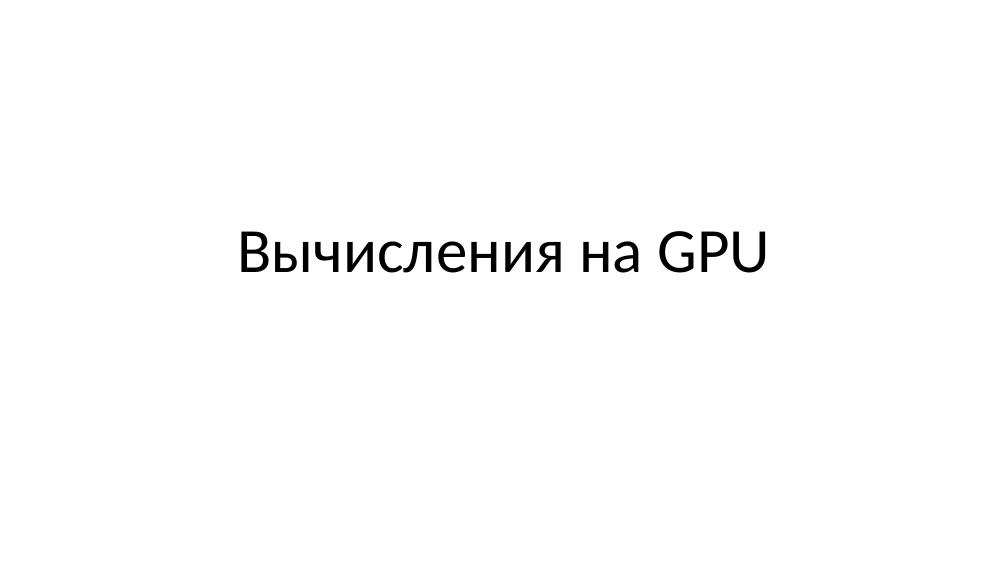
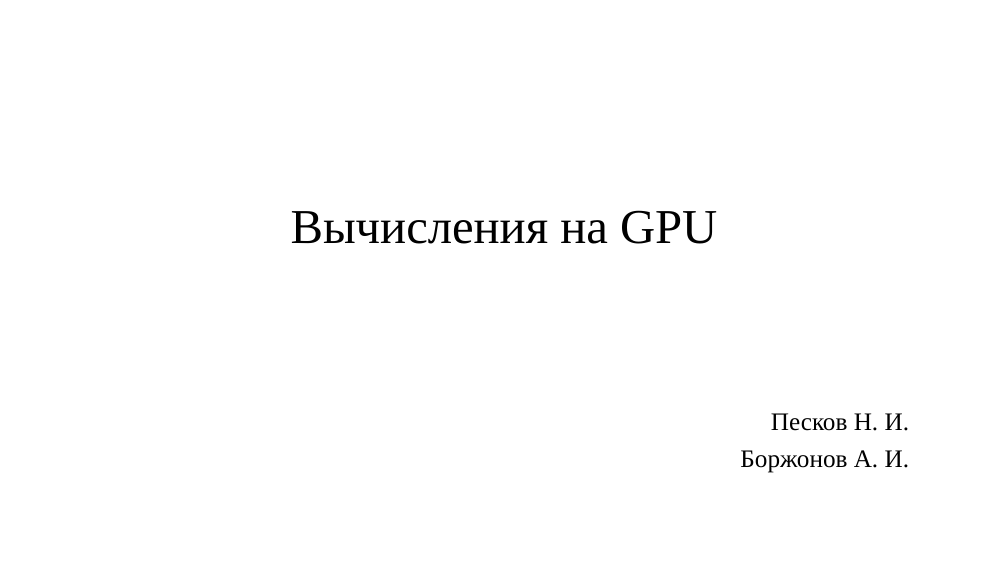
Before and after one commit to pezkov/gpu_course, a slide deck: slide 1 of presentations/Вычисления на GPU.pptx. Drawn at 1008x567 pixels with LibreOffice and Linux fonts; fonts in the diff are those of the drawing. Boxes give left, top, right and bottom in pixels: in the first picture for what was removed or moved away, otherwise in the second. Text is boxed around its words. In the diff, an @@ line names an element or a change of style, - is before the commit and + after.

```diff
--- a/presentations/Вычисления на GPU.pptx
+++ b/presentations/Вычисления на GPU.pptx
@@ title "Вычисления на GPU" at bbox=[291, 210, 717, 244]: size 60 to 80 pt, font Calibri to Times New Roman, now superscript @@
@@ subtitle added at bbox=[740, 413, 910, 473], 24 pt, text #000000 @@
+Песков Н. И.
+Боржонов А. И.
```
Also in this commit, not shown: 20 other slides changed, 1 other file.
